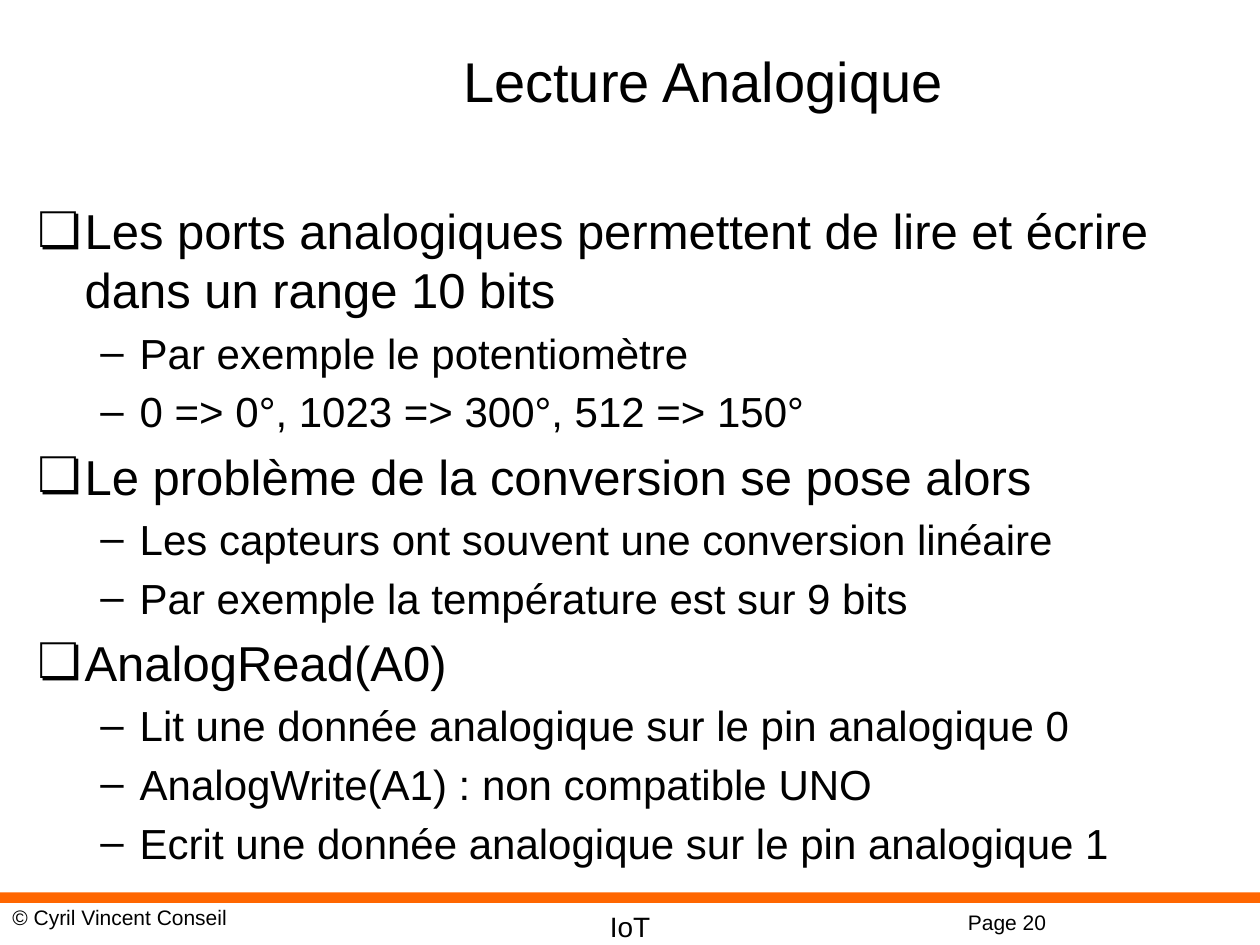
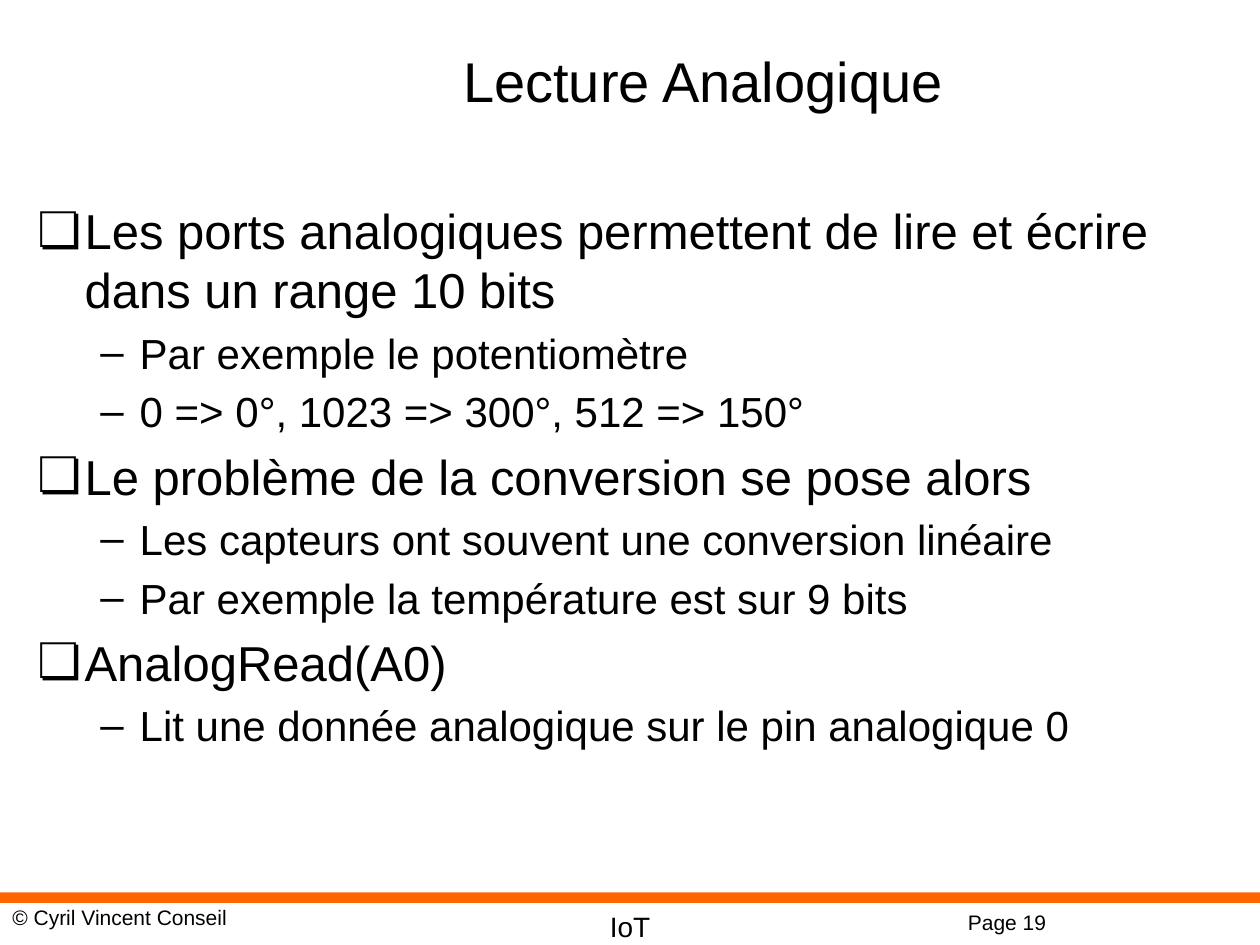
Before and after one commit to cyrilvincent/IoT, a slide deck: slide 19 of ppt/IoT05-ArduinoDev.pptx (slide 20 before the commit). Drawn at 1260x945 pixels with LibreOffice and Linux fonts; fonts in the diff are those of the drawing; background and template pictures are left out. Boxes give left, top, right and bottom in pixels: in the first picture for what was removed or moved away, otherwise in the second. Text is boxed around its words. In the diff, an @@ line names an element or a change of style, - is before the commit and + after.

```diff
--- a/ppt/IoT05-ArduinoDev.pptx
+++ b/ppt/IoT05-ArduinoDev.pptx
@@ text at [140,769,1108,867]: paragraphs removed @@
-  – AnalogWrite(A1) : non compatible UNO
-  – Ecrit une donnée analogique sur le pin analogique 1
@@ page number at [968,915,1046,934]: text changed @@
-Page 20
+Page 19
```
Also in this commit, not shown: 2 other slides changed, 1 slide removed, 36 other files.
